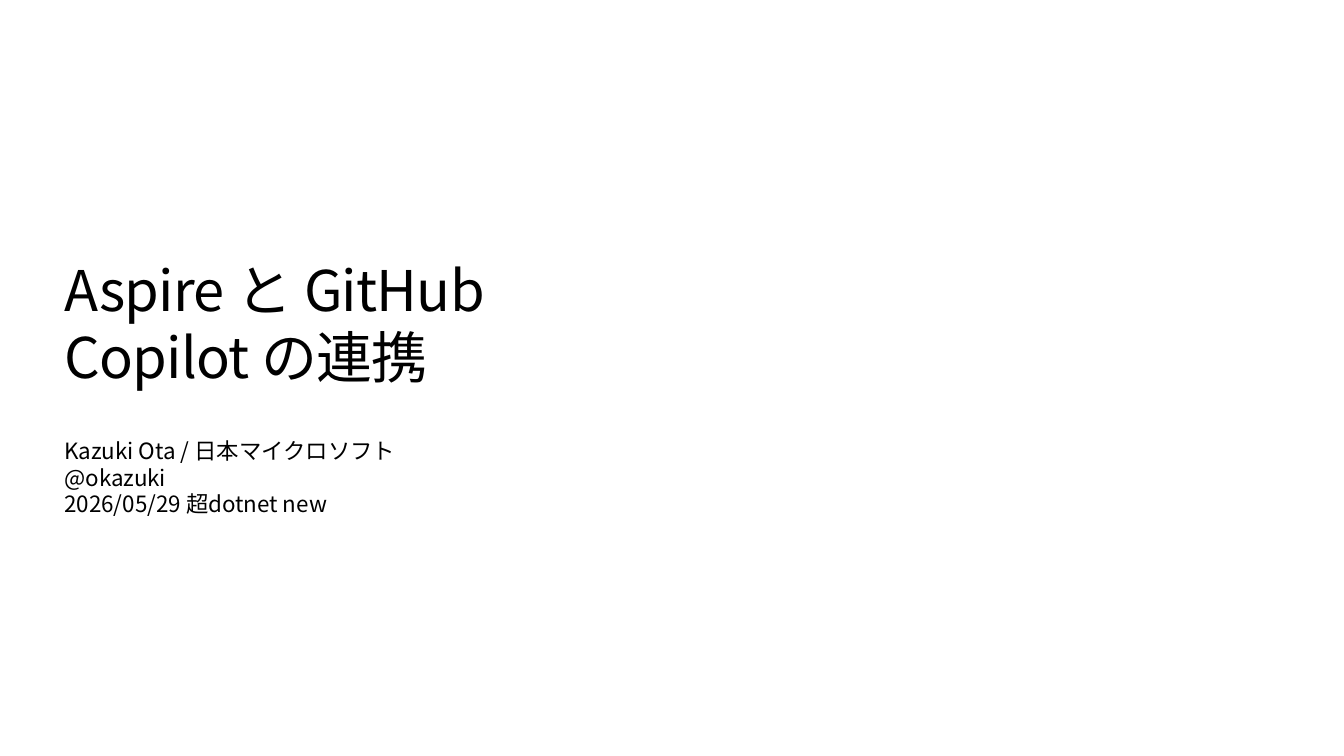
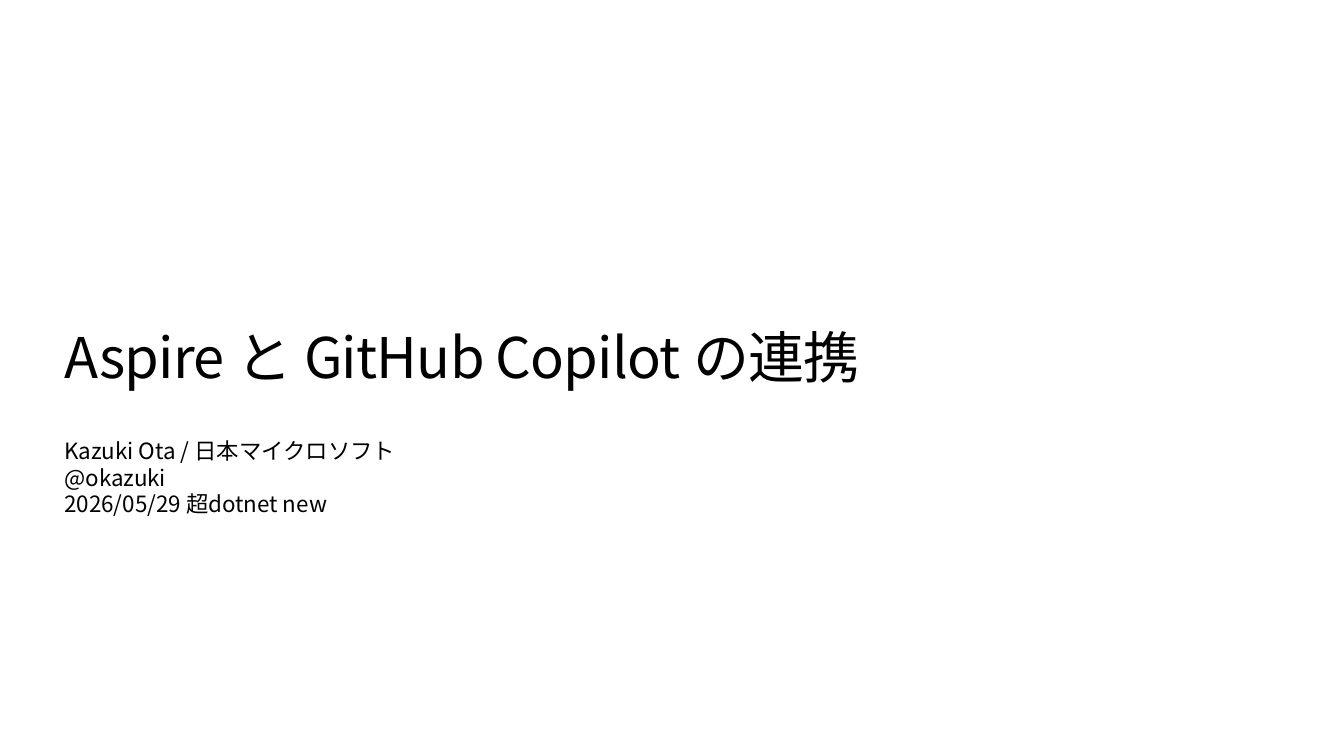
Before and after one commit to runceel/super-dotnet-new-01, a slide deck: slide 1 of slides.pptx. Drawn at 1344x756 pixels with LibreOffice and Linux fonts; fonts in the diff are those of the drawing; background and template pictures are left out. Boxes give left, top, right and bottom in pixels: in the first picture for what was removed or moved away, otherwise in the second. Text is boxed around its words. In the diff, an @@ line names an element or a change of style, - is before the commit and + after.

```diff
--- a/slides.pptx
+++ b/slides.pptx
@@ title "Aspire と GitHub Copilot の連携" rewrapped from (64,266,485,391) to (64,331,859,391) @@
```
Also in this commit, not shown: 2 other slides changed, 3 slides added, 4 slides removed.
